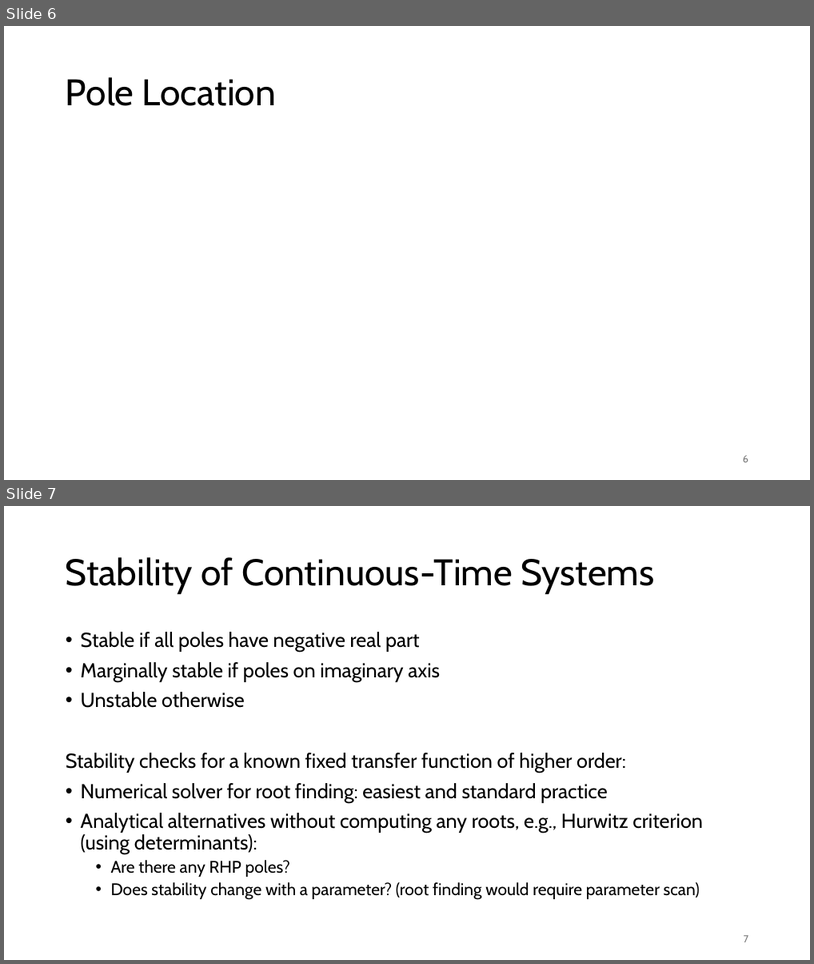
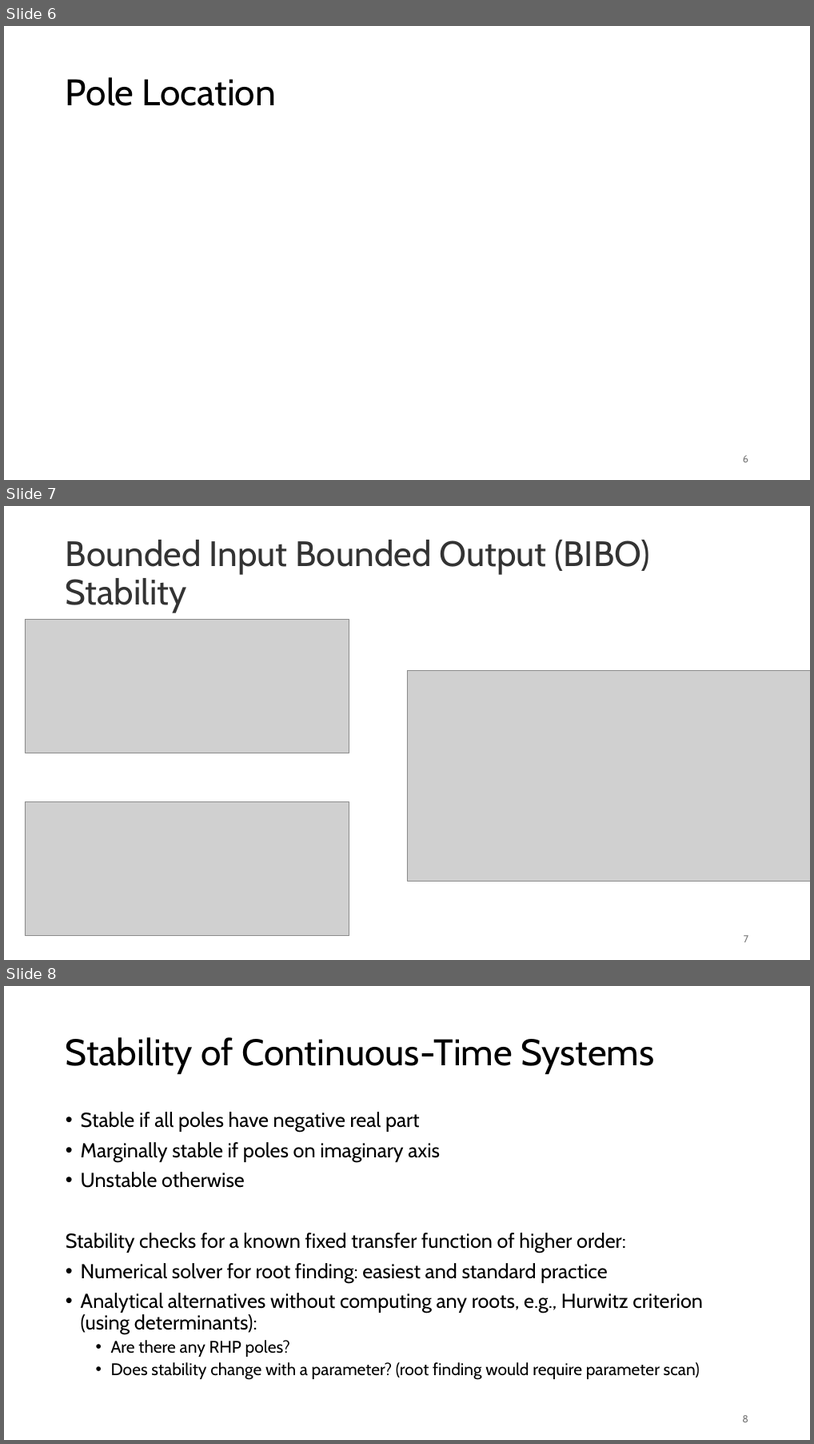
Before and after one commit to FelixWick/control_engineering, a slide deck: slides/4_stability.pptx. Shown one above the other, each under a label of ours: slides 6 and 7 before the commit, slides 6, 7 and 8 after it. The pictures are 814x964 and 814x1444 pixels, drawn with LibreOffice and Linux fonts; fonts in the diff are those of the drawing; grey boxes stand for pictures. Boxes give left, top, right and bottom in pixels: in the first picture for what was removed or moved away, otherwise in the second. Text is boxed around its words. In the diff, an @@ line names an element or a change of style, - is before the commit and + after.

```diff
--- a/slides/4_stability.pptx
+++ b/slides/4_stability.pptx
@@ slide 7 added at (x1=4, y1=506, x2=810, y2=960), background #FFFFFF @@
@@ title added at (x1=66, y1=540, x2=650, y2=613), 42 pt, text #333333 @@
+Bounded Input Bounded Output (BIBO) Stability
@@ picture added at (x1=25, y1=619, x2=350, y2=753) @@
@@ picture added at (x1=407, y1=670, x2=810, y2=880) @@
@@ picture added at (x1=25, y1=802, x2=350, y2=936) @@
@@ page number added at (x1=744, y1=935, x2=749, y2=942), 12 pt, text #797979 @@
+7
@@ what was slide 7 is now slide 8 @@
@@ page number at (x1=742, y1=1415, x2=749, y2=1422): text changed @@
-7
+8
```
Also in this commit, not shown: 8 other files.
